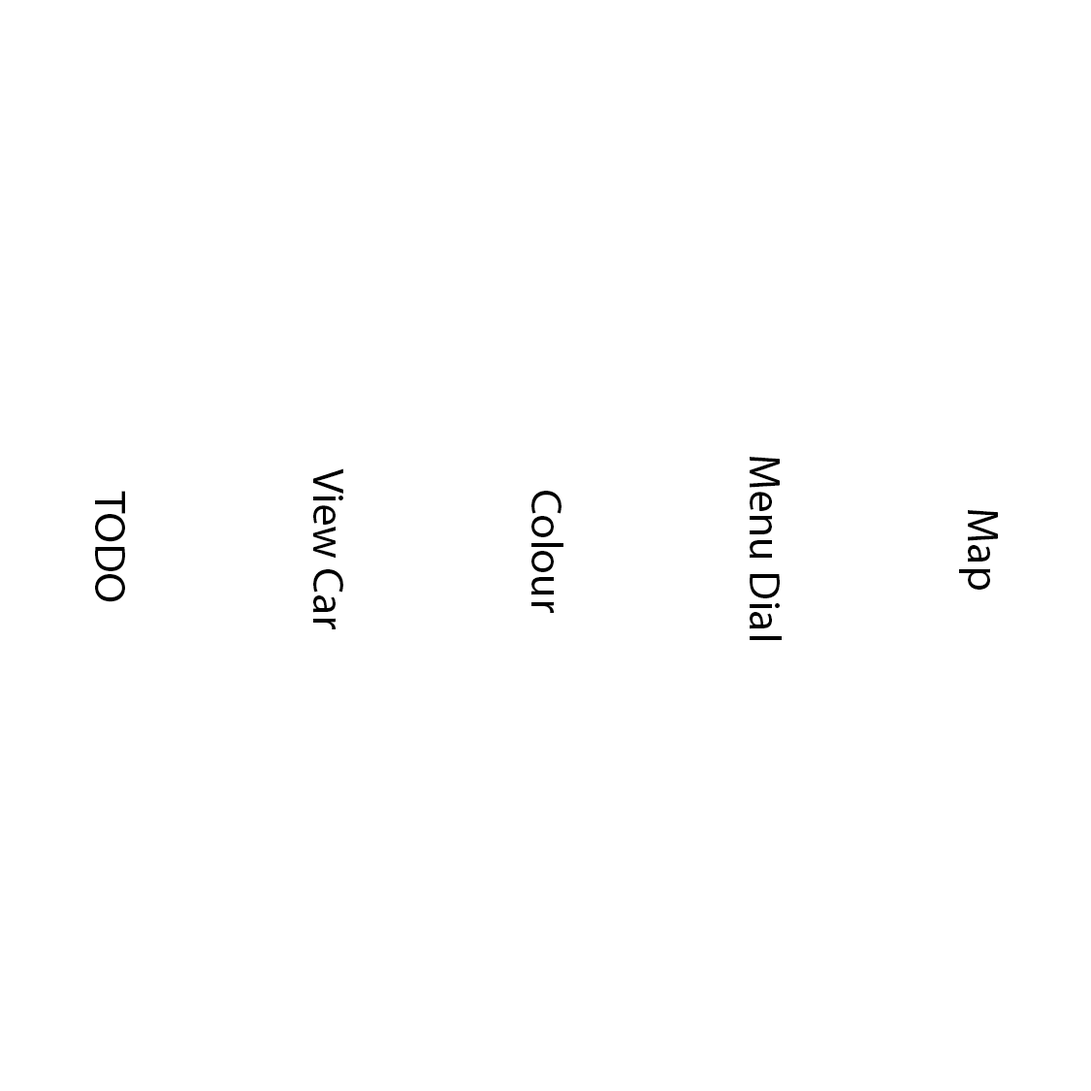
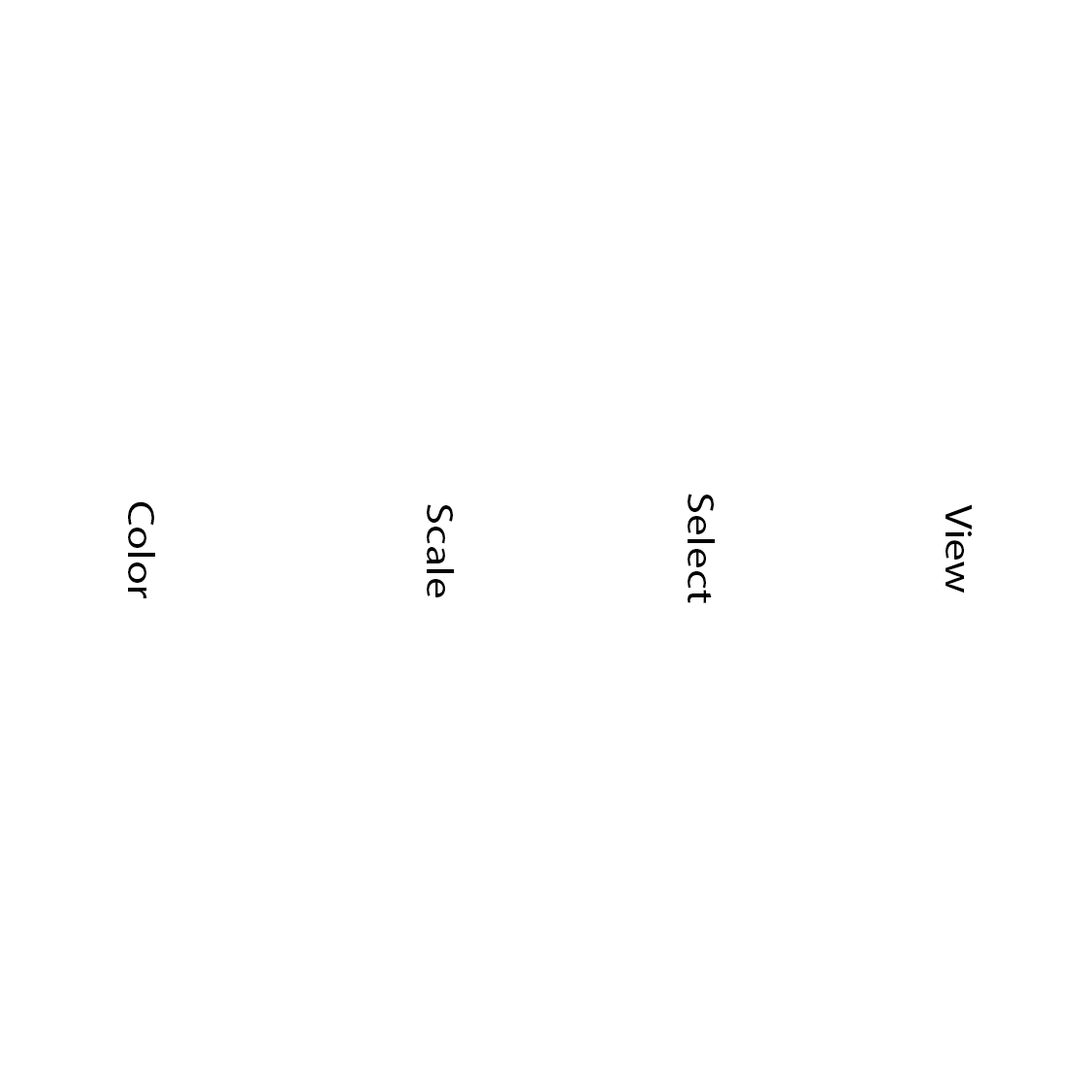
Layers edited between the first and the second 1091px x 1091px image:
hid "TODO" over [95, 490, 126, 603]
renamed "View Car" to "Color", painted on it over [128, 468, 344, 630]
renamed "Colour" to "Scale", painted on it over [426, 490, 564, 614]
renamed "Menu Dial" to "Select", painted on it over [687, 456, 782, 641]
renamed "Map" to "View", painted on it over [945, 504, 999, 594]
